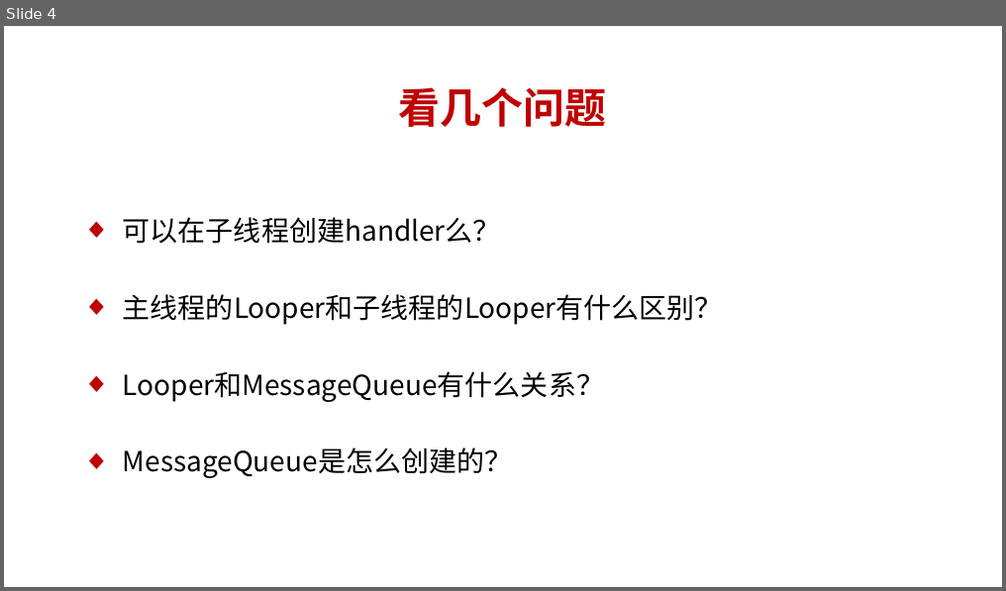
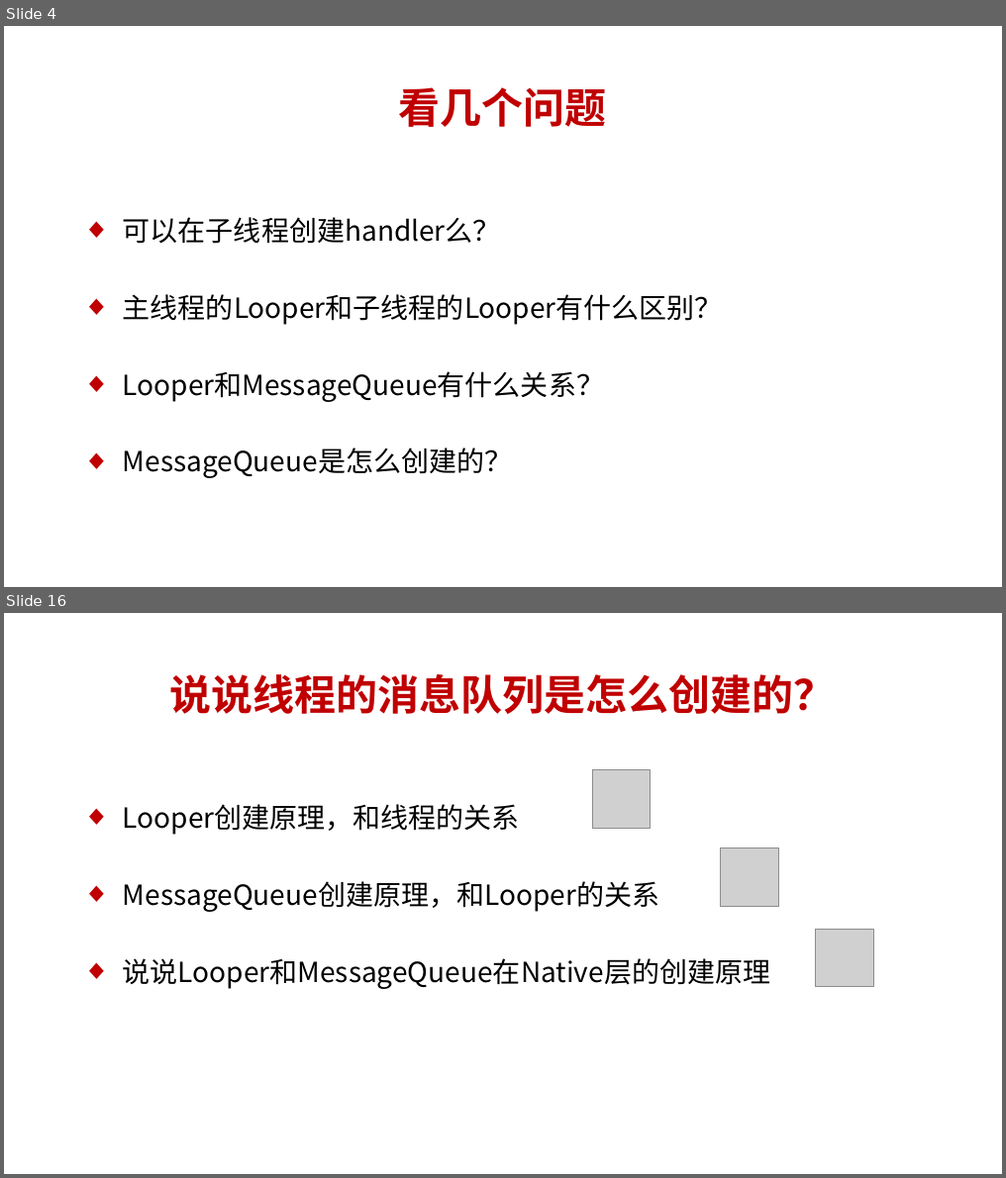
Before and after one commit to dingjikerbo/Android-Interview, a slide deck: Android Framework课程/第10章 线程通信/10.1 说说线程的消息队列是怎么创建的.pptx. Shown one above the other, each under a label of ours: slide 4 before the commit, slides 4 and 16 after it; the slides between them are not shown. The pictures are 1006x591 and 1006x1178 pixels, drawn with LibreOffice and Linux fonts; fonts in the diff are those of the drawing; grey boxes stand for pictures. Boxes give left, top, right and bottom in pixels: in the first picture for what was removed or moved away, otherwise in the second. Text is boxed around its words. In the diff, an @@ line names an element or a change of style, - is before the commit and + after.

```diff
--- a/Android Framework课程/第10章 线程通信/10.1 说说线程的消息队列是怎么创建的.pptx
+++ b/Android Framework课程/第10章 线程通信/10.1 说说线程的消息队列是怎么创建的.pptx
@@ slide 16 added at box(4, 613, 1002, 1174), background #FFFFFF @@
@@ title added at box(170, 674, 836, 714), 30 pt, text #C00000, bold @@
+说说线程的消息队列是怎么创建的？
@@ picture added at box(592, 770, 649, 829) @@
@@ text added at box(123, 804, 770, 989), 20 pt, text #000000 @@
+◆ Looper创建原理，和线程的关系
+◆ MessageQueue创建原理，和Looper的关系
+◆ 说说Looper和MessageQueue在Native层的创建原理
@@ picture added at box(721, 849, 778, 906) @@
@@ picture added at box(816, 930, 873, 987) @@
```
Also in this commit, not shown: 1 slide changed, 11 other slides added, 1 slide removed, 11 other files.
